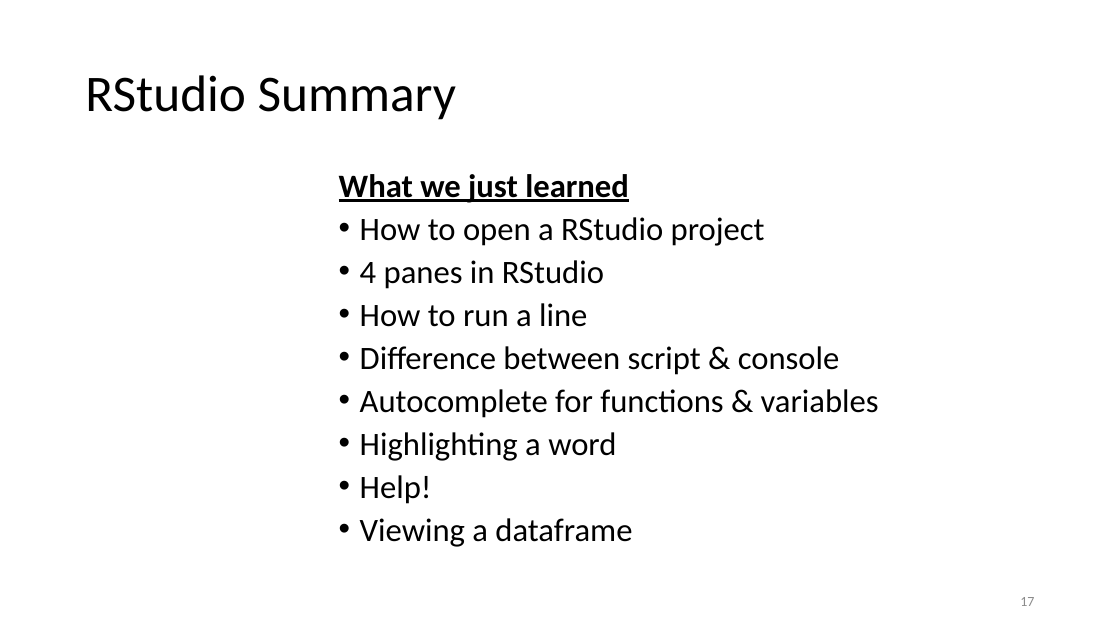
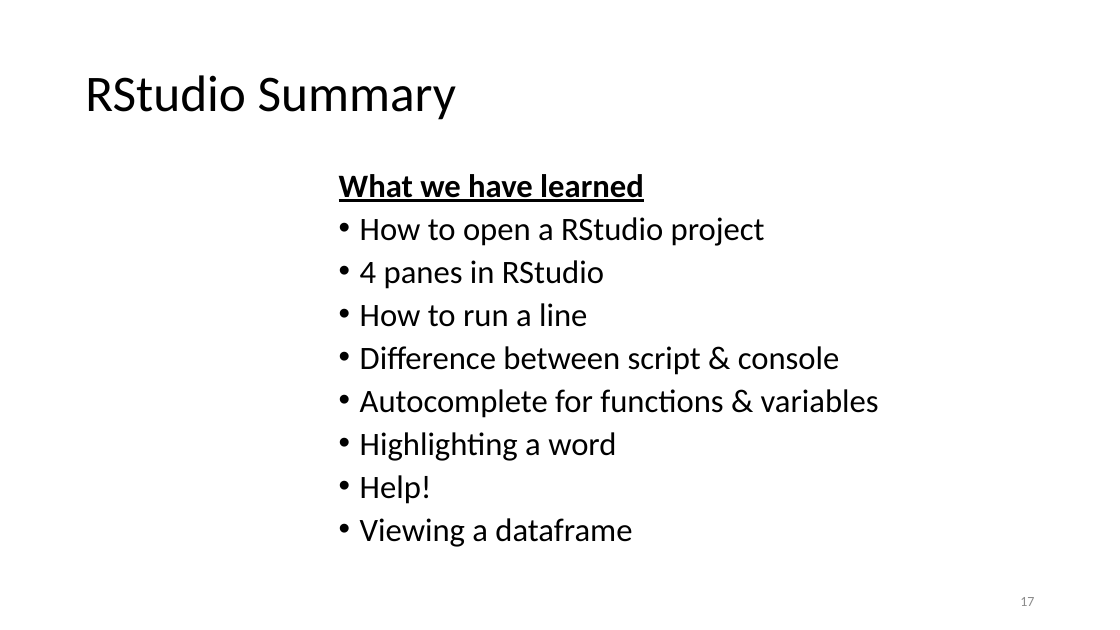
Before and after one commit to justinpriest/ADFG_R_Intro_Workshop, a slide deck: slide 17 of presentations/2 - About R and RStudio.pptx. Drawn at 1120x630 pixels with LibreOffice and Linux fonts; fonts in the diff are those of the drawing. Boxes give left, top, right and bottom in pixels: in the first picture for what was removed or moved away, otherwise in the second. Text is boxed around its words. In the diff, an @@ line names an element or a change of style, - is before the commit and + after.

```diff
--- a/presentations/2 - About R and RStudio.pptx
+++ b/presentations/2 - About R and RStudio.pptx
@@ text at (339,174,644,202): text changed @@
-What we just learned
+What we have learned
```
Also in this commit, not shown: 11 other slides changed.
